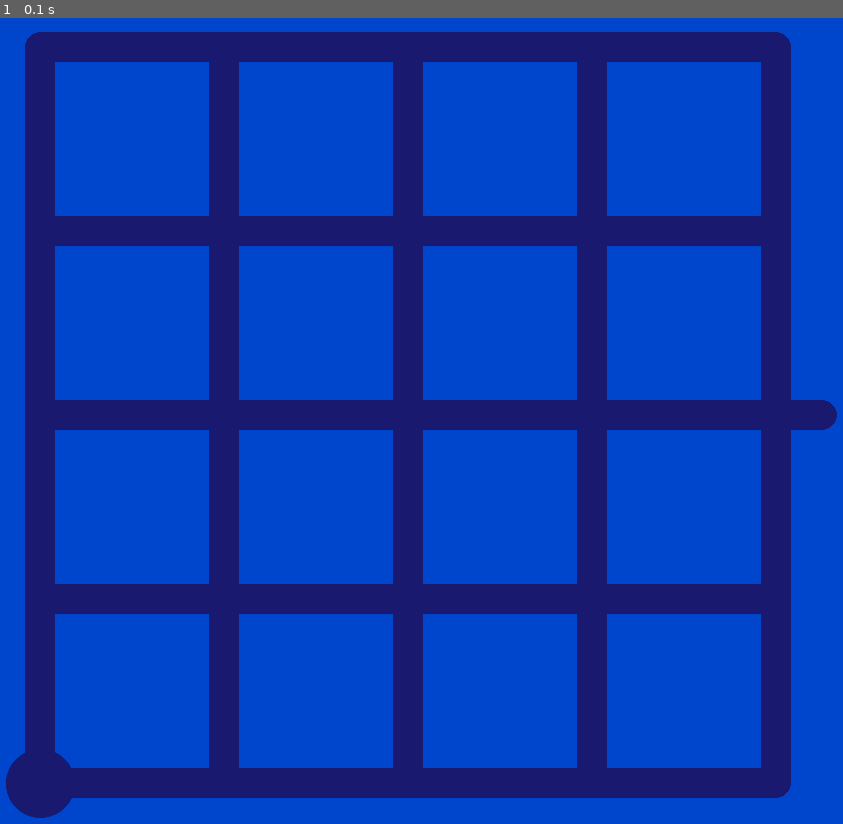
Above: before the commit, frame 1.
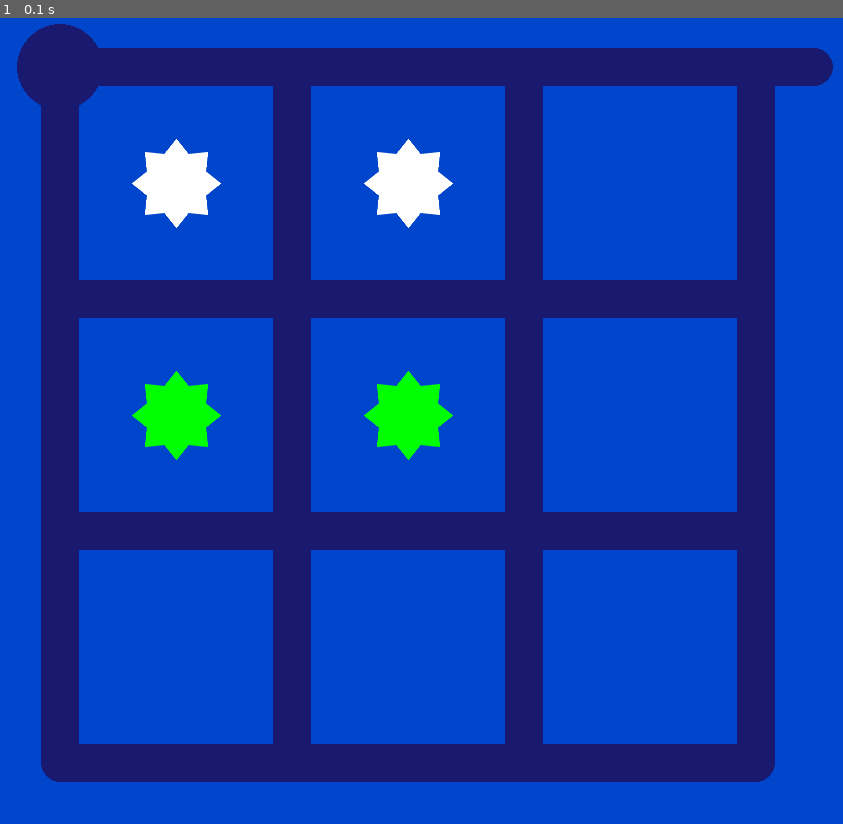
Above: after the commit, the same moment.

Repository: bananaflame/witnessPanel
Game: pygame game, started from main3.py
The game is run twice, just before and just after one commit, with the same random seed, the same clock (stepped at 60 frames per second) and the same inputs.
Inputs:
- Up to frame 1 (0.1 s): no input

The runs differ from the first frame. In frame 1, 43% of the frame differs, in the area x 0-100%, y 0-100%.

Commit message:
Implemented Star Drawing
Implemented star drawing. This one was a real pain in the rear because
of the proportions of the symbol being kinda janky, I actually just
ended up plugging the dimensions I measured from the game into CAD
software to get the right dimensions for all the points. Also, reverted
antialiasing for the trace start circle because there were problems with
correctly overlapping the circle underneath it. Next up is more involved
testing of squares and stars, and making sure they work together
correctly as they do in the game.

Diff:
--- a/main3.py
+++ b/main3.py
@@ -273,14 +273,13 @@
         return vectorlist
 
     def draw(self,display):
-        pygame.gfxdraw.filled_circle(display, self.startpos[0]+1,self.startpos[1]+1, self.currentradius+1, self.color)
+        pygame.draw.circle(display, self.color, (self.startpos[0]+1,self.startpos[1]+1), self.currentradius)
         self.pixelpath.append(self.pos)
         for coord in range(len(self.pixelpath)-1):
             pygame.draw.line(display,self.color,(self.pixelpath[coord][0],self.pixelpath[coord][1]),(self.pixelpath[coord+1][0],self.pixelpath[coord+1][1]),self.width)
             pygame.draw.circle(display,self.color,(self.pixelpath[coord][0]+1,self.pixelpath[coord][1]+1),int(self.radius))
         pygame.draw.circle(display,self.color,(self.pos[0]+1,self.pos[1]+1),int(self.radius))
         self.pixelpath.pop()
-
 
 class Maze():
     def __init__(self, display, size, nullzones, starts, ends, hexagons, squares, stars, linefrac, endfrac, bgcolor, gridcolor, tracecolor):
@@ -484,6 +483,7 @@
         self.drawStarts(self.mazeimage)
         self.drawHexagons(self.mazeimage)
         self.drawSquares(self.mazeimage)
+        self.drawStars(self.mazeimage)
 
     def tryStart(self,mousepos):
         mgridpos = [(mousepos[0] - (self.wspace//2) - self.linewidth//2)/self.gridsquaresize,
@@ -661,14 +661,10 @@
     def drawStarts(self,display):
         self.startlist = []
         for startpos in self.starts:
-            pygame.gfxdraw.aacircle(display,
-                                self.wspace//2 + self.linewidth//2 + startpos[0]*self.gridsquaresize + 1,
-				self.hspace//2 + self.linewidth//2 + startpos[1]*self.gridsquaresize + 1,
-                                int(self.linewidth*1.15),self.gridcolor)
-            pygame.gfxdraw.filled_circle(display,
-                                self.wspace//2 + self.linewidth//2 + startpos[0]*self.gridsquaresize + 1,
-				self.hspace//2 + self.linewidth//2 + startpos[1]*self.gridsquaresize + 1,
-                                int(self.linewidth*1.15),self.gridcolor)
+            pygame.draw.circle(display,self.gridcolor,
+                                (self.wspace//2 + self.linewidth//2 + startpos[0]*self.gridsquaresize + 1,
+				self.hspace//2 + self.linewidth//2 + startpos[1]*self.gridsquaresize + 1),
+                                int(self.linewidth*1.15))
 
     def drawHexagons(self,display):
         hex_sl = int(0.45*self.linewidth)
@@ -708,9 +704,6 @@
                                                   (pixelcoords[0]-hex_sl//2,pixelcoords[1]-hex_height),
                                                   (pixelcoords[0]+hex_sl//2,pixelcoords[1]-hex_height)),hexagon[2])
     def drawSquares(self,display):
-        #0.45
-        #11/32 without rounded edges
-        #radius: 0.0553977275
         squareside = int(self.squaresize*0.454545)
         radius = 15
         for square in self.squares:
@@ -732,7 +725,56 @@
             pygame.gfxdraw.filled_circle(display,center[0]+squareside//2-radius,center[1]-squareside//2+radius,radius,square[2])
             pygame.gfxdraw.filled_circle(display,center[0]-squareside//2+radius,center[1]+squareside//2-radius,radius,square[2])
             pygame.gfxdraw.filled_circle(display,center[0]-squareside//2+radius,center[1]-squareside//2+radius,radius,square[2])
-            #pygame.draw.circle(display,square[2],center,self.squaresize//2)
+
+    def drawStars(self,display):
+        #11/16 distance from center
+        #0.603570955
+        radius = int((0.22826087)*self.squaresize)
+        diagside = int(((0.22826087)*self.squaresize)/(math.sqrt(2)))
+        shortinner = int(radius*0.275985505)
+        longinner = int(radius*0.666254198)
+        for star in self.stars:
+            center = (self.wspace//2 + star[0]*self.gridsquaresize + self.linewidth + self.squaresize//2 + 1,
+                        self.hspace//2 + star[1]*self.gridsquaresize + self.linewidth + self.squaresize//2 + 1)
+            pygame.gfxdraw.aapolygon(display,((center[0]+radius,center[1]),
+                                            (center[0]+longinner,center[1]-shortinner),
+                                            (center[0]+diagside,center[1]-diagside),
+                                            (center[0]+shortinner,center[1]-longinner),
+                                            (center[0],center[1]-radius),
+                                            (center[0]-shortinner,center[1]-longinner),
+                                            (center[0]-diagside,center[1]-diagside),
+                                            (center[0]-longinner,center[1]-shortinner),
+                                            (center[0]-radius,center[1]),
+                                            (center[0]-longinner,center[1]+shortinner),
+                                            (center[0]-diagside,center[1]+diagside),
+                                            (center[0]-shortinner,center[1]+longinner),
+                                            (center[0],center[1]+radius),
+                                            (center[0]+shortinner,center[1]+longinner),
+                                            (center[0]+diagside,center[1]+diagside),
+                                            (center[0]+longinner,center[1]+shortinner),
+                                            (center[0]+radius,center[1])),
+                                             star[2])
+            pygame.gfxdraw.filled_polygon(display,((center[0]+radius,center[1]),
+                                            (center[0]+longinner,center[1]-shortinner),
+                                            (center[0]+diagside,center[1]-diagside),
+                                            (center[0]+shortinner,center[1]-longinner),
+                                            (center[0],center[1]-radius),
+                                            (center[0]-shortinner,center[1]-longinner),
+                                            (center[0]-diagside,center[1]-diagside),
+                                            (center[0]-longinner,center[1]-shortinner),
+                                            (center[0]-radius,center[1]),
+                                            (center[0]-longinner,center[1]+shortinner),
+                                            (center[0]-diagside,center[1]+diagside),
+                                            (center[0]-shortinner,center[1]+longinner),
+                                            (center[0],center[1]+radius),
+                                            (center[0]+shortinner,center[1]+longinner),
+                                            (center[0]+diagside,center[1]+diagside),
+                                            (center[0]+longinner,center[1]+shortinner),
+                                            (center[0]+radius,center[1])),
+                                             star[2])
+
+
+
 
     def drawTrace(self,display):
         self.tracedisplay.fill(clear)
@@ -752,14 +794,14 @@
 done = False
 
 display = screen
-size = (4,4)
+size = (3,3)
 nullzones = ()
 squares = ()#((0,1,white),(0,0,black),(3,3,green))
-stars = ((0,0,white),(1,0,white))#((0,1,white),)
-starts = ((0,4),)
+stars = ((0,0,white),(1,0,white),(1,1,green),(0,1,green))#((0,1,white),)
+starts = ((0,0),)#((0,4),)
 #reminder: when only one tuple in another tuple, needs comma at end to tell python
 #it's a tuple tuple, not just a tuple... lol   i.e. ((1,1),)
-ends = ((4,2,right),)
+ends = ((3,0,right),)
 hexagons = ()#((1,0,black),(2,1,black),(3,1,black),((0,2),(0,3),blue))
 linefrac = 1/5
 endfrac = 3/10
